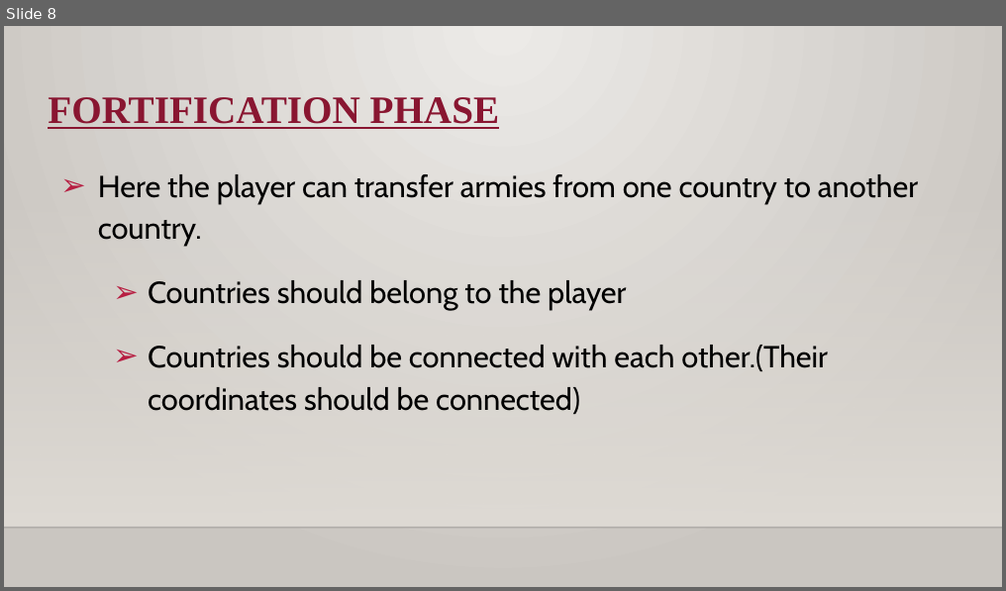
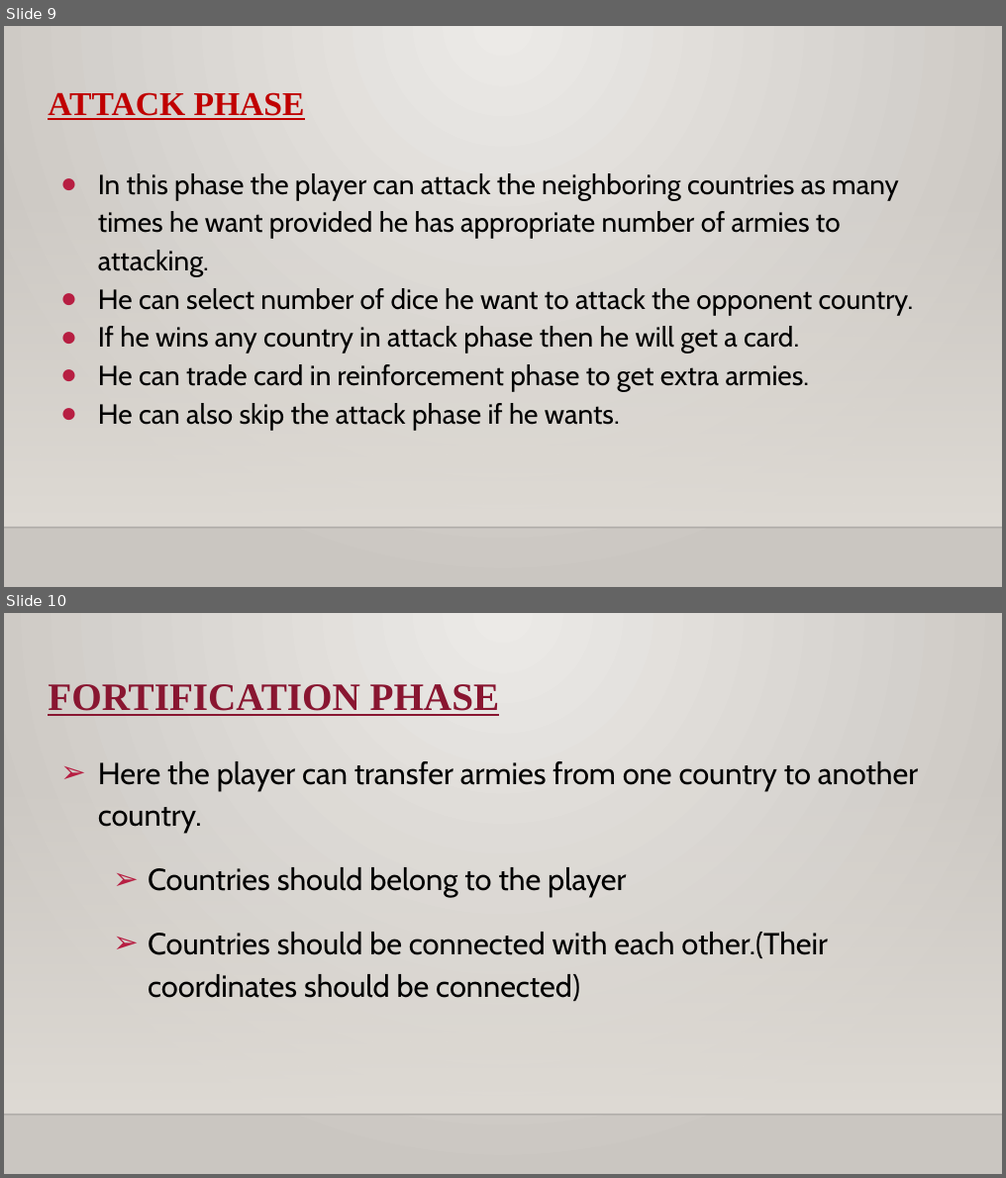
Before and after one commit to riskgame-6441/SOEN-6441, a slide deck: Risk PPT.pptx. Shown one above the other, each under a label of ours: slide 8 before the commit, slides 9 and 10 after it. The pictures are 1006x591 and 1006x1178 pixels, drawn with LibreOffice and Linux fonts; fonts in the diff are those of the drawing; background and template pictures are left out. Boxes give left, top, right and bottom in pixels: in the first picture for what was removed or moved away, otherwise in the second. Text is boxed around its words. In the diff, an @@ line names an element or a change of style, - is before the commit and + after.

```diff
--- a/Risk PPT.pptx
+++ b/Risk PPT.pptx
@@ slide 9 added at box(4, 26, 1002, 587), background gradient #ECEAE7 to #CAC7C1; not listed: 2 template elements that a slide beside it also shows @@
@@ title added at box(48, 92, 305, 120), 24 pt, text #C00000, bold, underline @@
+ATTACK PHASE
@@ text added at box(98, 174, 914, 430), 20 pt, text #000000 @@
+● In this phase the player can attack the neighboring countries as many times he want provided he has appropriate number of armies to attacking.
+● He can select number of dice he want to attack the opponent country.
+● If he wins any country in attack phase then he will get a card.
+● He can trade card in reinforcement phase to get extra armies.
+● He can also skip the attack phase if he wants.
@@ what was slide 8 is now slide 10 @@
```
Also in this commit, not shown: 6 slides changed, 3 other slides added, 4 other files.
